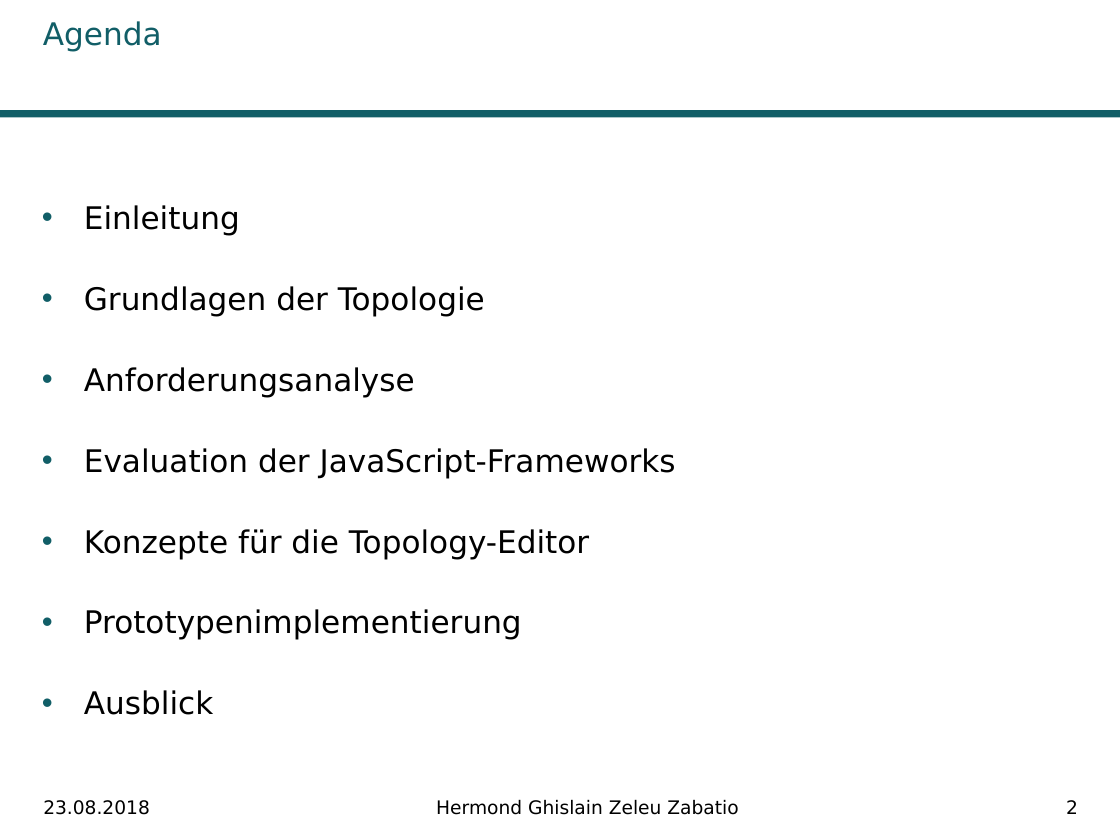
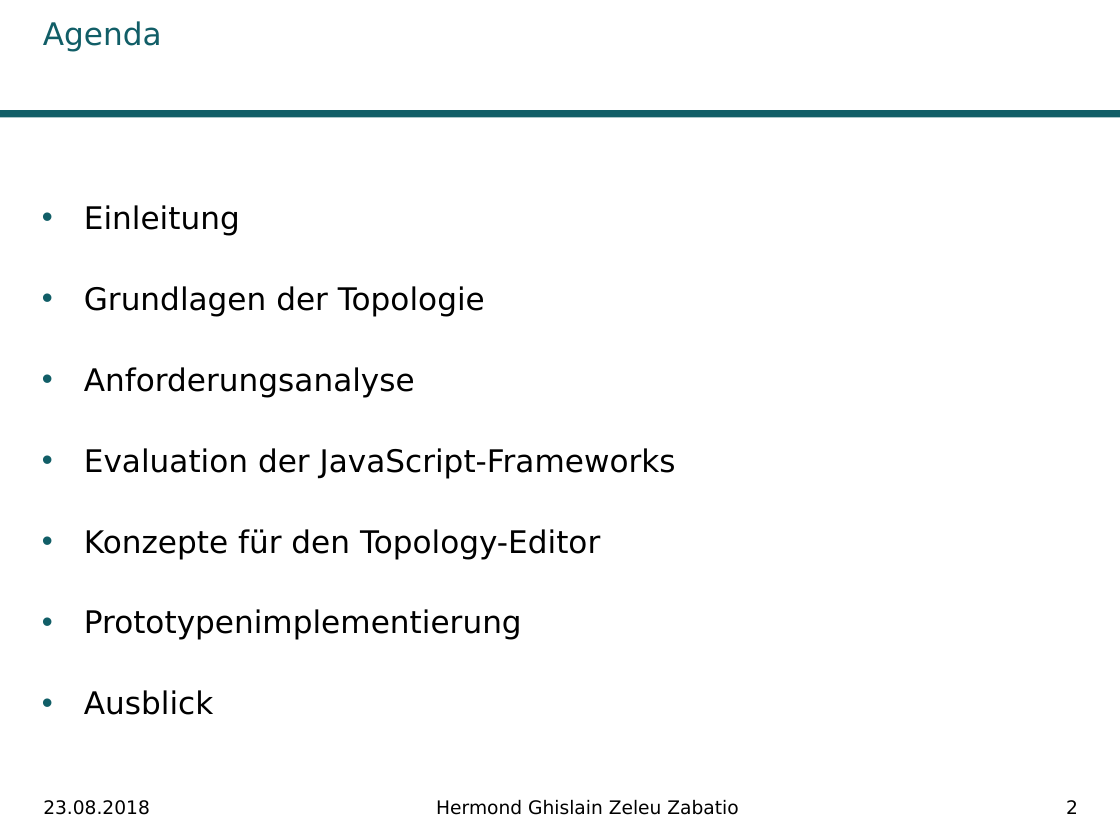
Before and after one commit to Ghislain1/zoe-fb-app, a slide deck: slide 2 of Master-Abschluss.pptx. Drawn at 1120x840 pixels with LibreOffice and Linux fonts; fonts in the diff are those of the drawing; background and template pictures are left out. Boxes give left, top, right and bottom in pixels: in the first picture for what was removed or moved away, otherwise in the second. Text is boxed around its words. In the diff, an @@ line names an element or a change of style, - is before the commit and + after.

```diff
--- a/Master-Abschluss.pptx
+++ b/Master-Abschluss.pptx
@@ text at (84,529,600,559): text changed @@
-• Konzepte für die Topology-Editor
+• Konzepte für den Topology-Editor
```
Also in this commit, not shown: 22 other slides changed.
